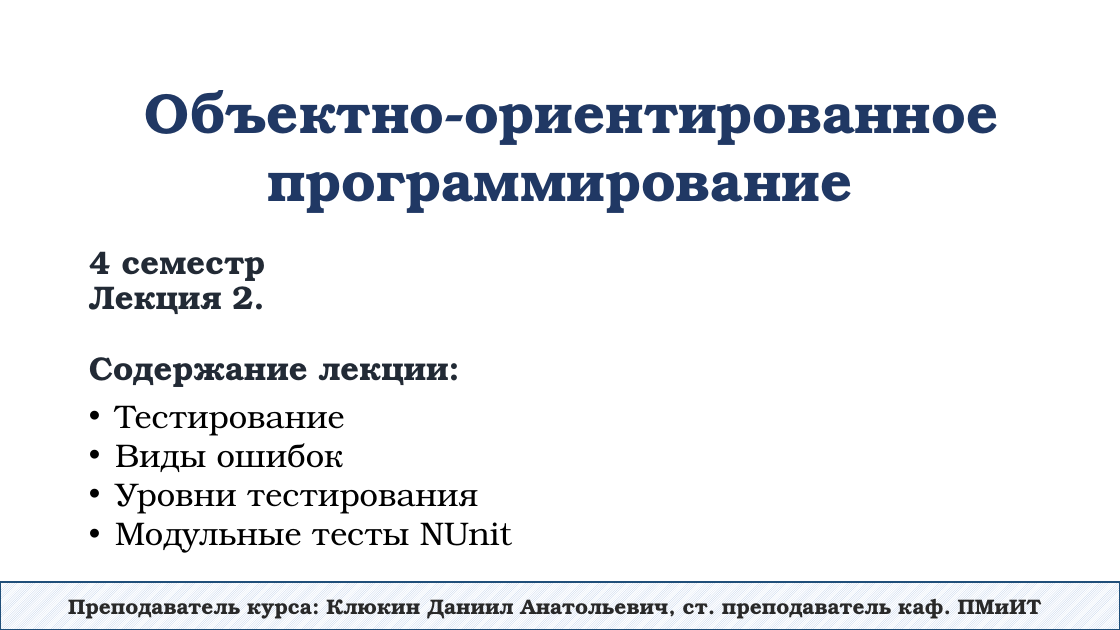
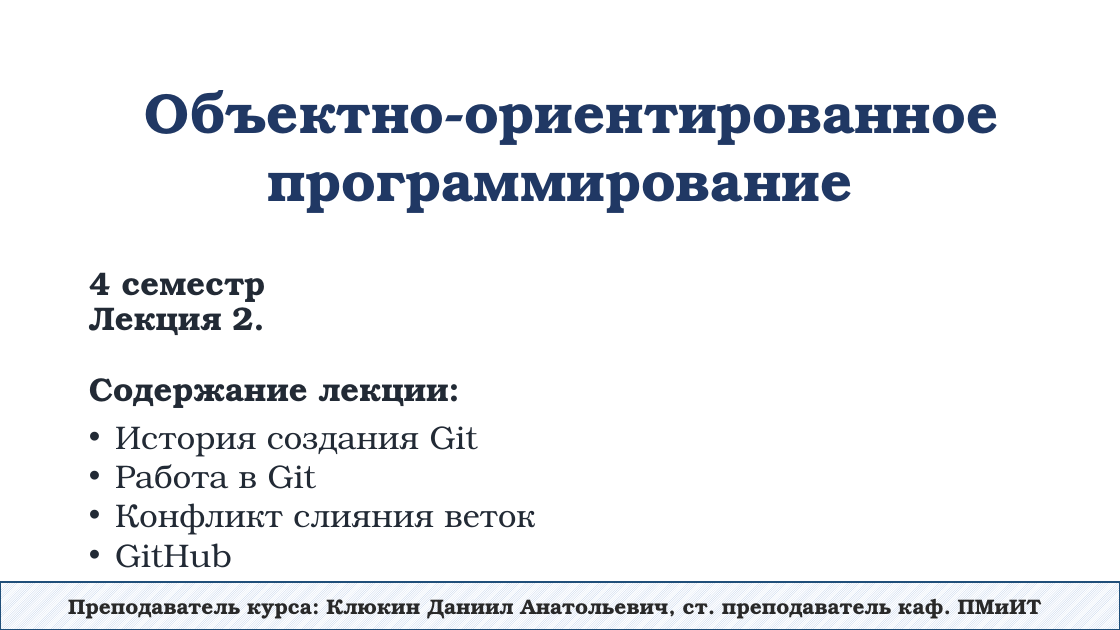
Before and after one commit to DaniilKlyukin/OOP-4, a slide deck: slide 1 of Лекции/ООП 1 лек 2.pptx. Drawn at 1120x630 pixels with LibreOffice and Linux fonts; fonts in the diff are those of the drawing. Boxes give left, top, right and bottom in pixels: in the first picture for what was removed or moved away, otherwise in the second. Text is boxed around its words. In the diff, an @@ line names an element or a change of style, - is before the commit and + after.

```diff
--- a/Лекции/ООП 1 лек 2.pptx
+++ b/Лекции/ООП 1 лек 2.pptx
@@ title "4 семестр Лекция 2. Содержание ..." moved from (x1=89, y1=251, x2=449, y2=387) to (x1=89, y1=272, x2=449, y2=408) @@
@@ text at (x1=115, y1=426, x2=535, y2=568): text changed; text colour #000000 to #222A35 @@
-• Тестирование
-• Виды ошибок
-• Уровни тестирования
-• Модульные тесты NUnit
+• История создания Git
+• Работа в Git
+• Конфликт слияния веток
+• GitHub
```
Also in this commit, not shown: 53 slides added, 26 slides removed, 4 other files.
